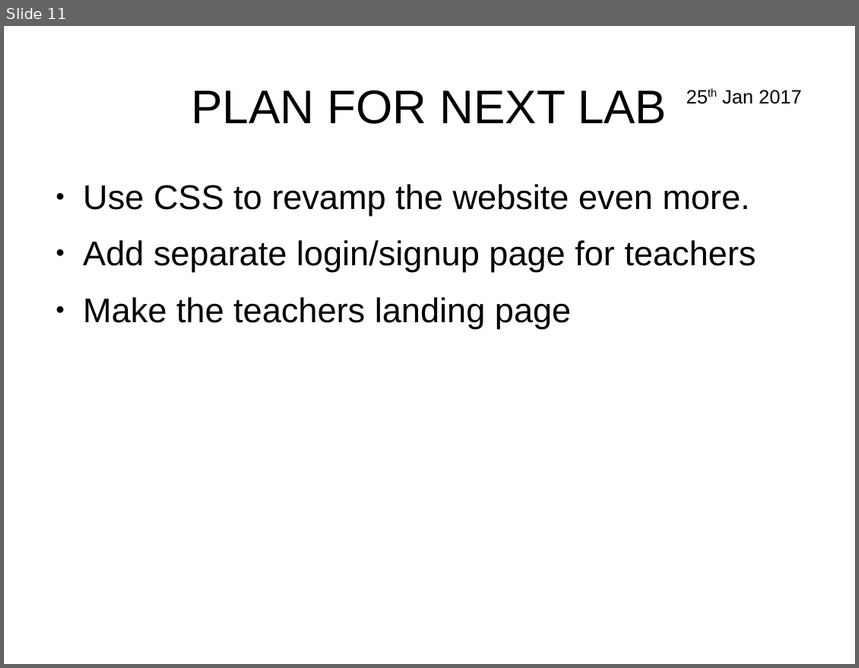
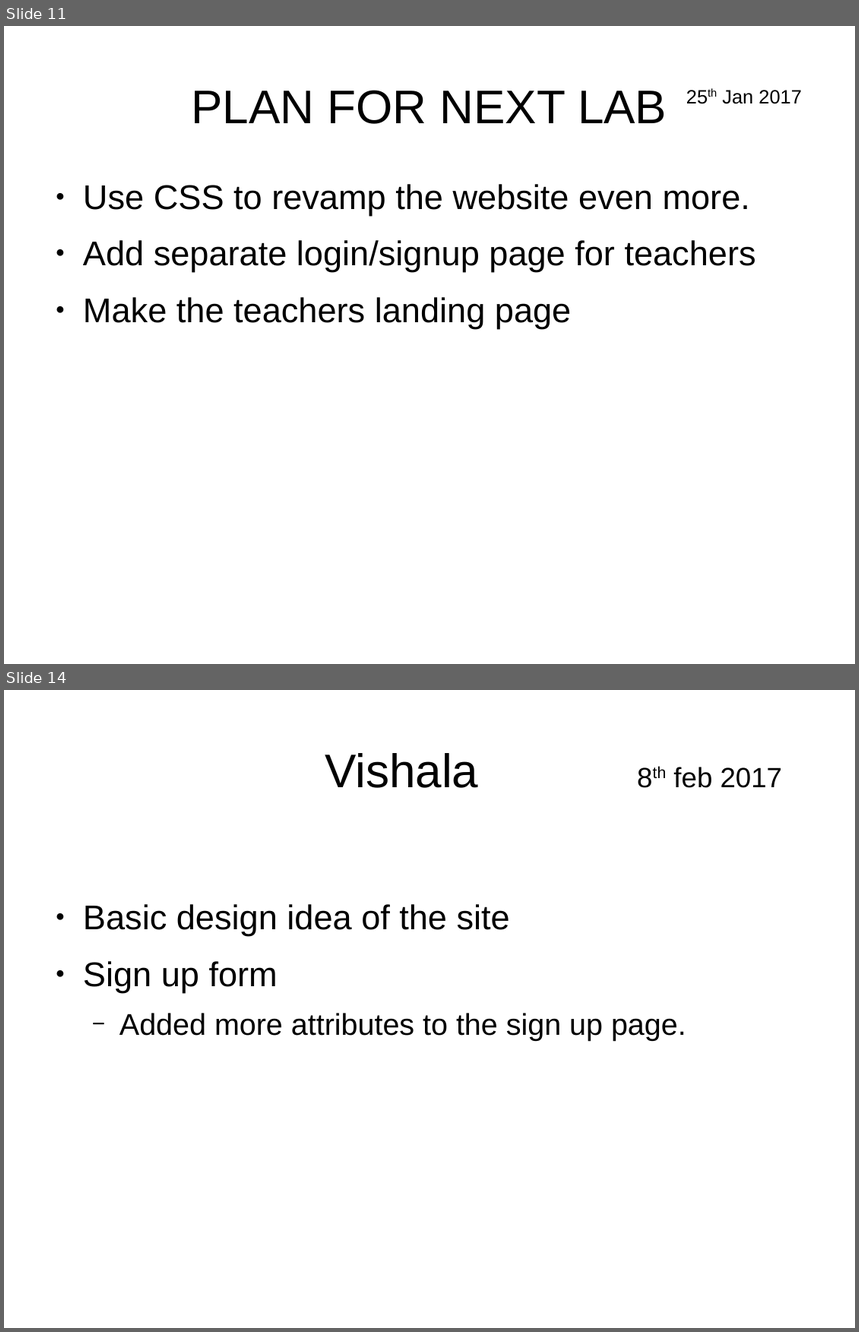
Before and after one commit to pandusonu2/WebTech, a slide deck: Presentation.odp. Shown one above the other, each under a label of ours: slide 11 before the commit, slides 11 and 14 after it; the slides between them are not shown. The pictures are 859x668 and 859x1332 pixels, drawn with LibreOffice and Linux fonts; fonts in the diff are those of the drawing. Boxes give left, top, right and bottom in pixels: in the first picture for what was removed or moved away, otherwise in the second. Text is boxed around its words. In the diff, an @@ line names an element or a change of style, - is before the commit and + after.

```diff
--- a/Presentation.odp
+++ b/Presentation.odp
@@ slide 14 added at (4,690,855,1328), background #FFFFFF @@
@@ title added at (325,753,783,788), 26 pt, text #000000 @@
+Vishala 8th feb 2017
@@ text added at (83,904,686,1041), 28 pt, text #000000 @@
+● Basic design idea of the site
+● Sign up form
+  − Added more attributes to the sign up page.
```
Also in this commit, not shown: 4 other slides added.
